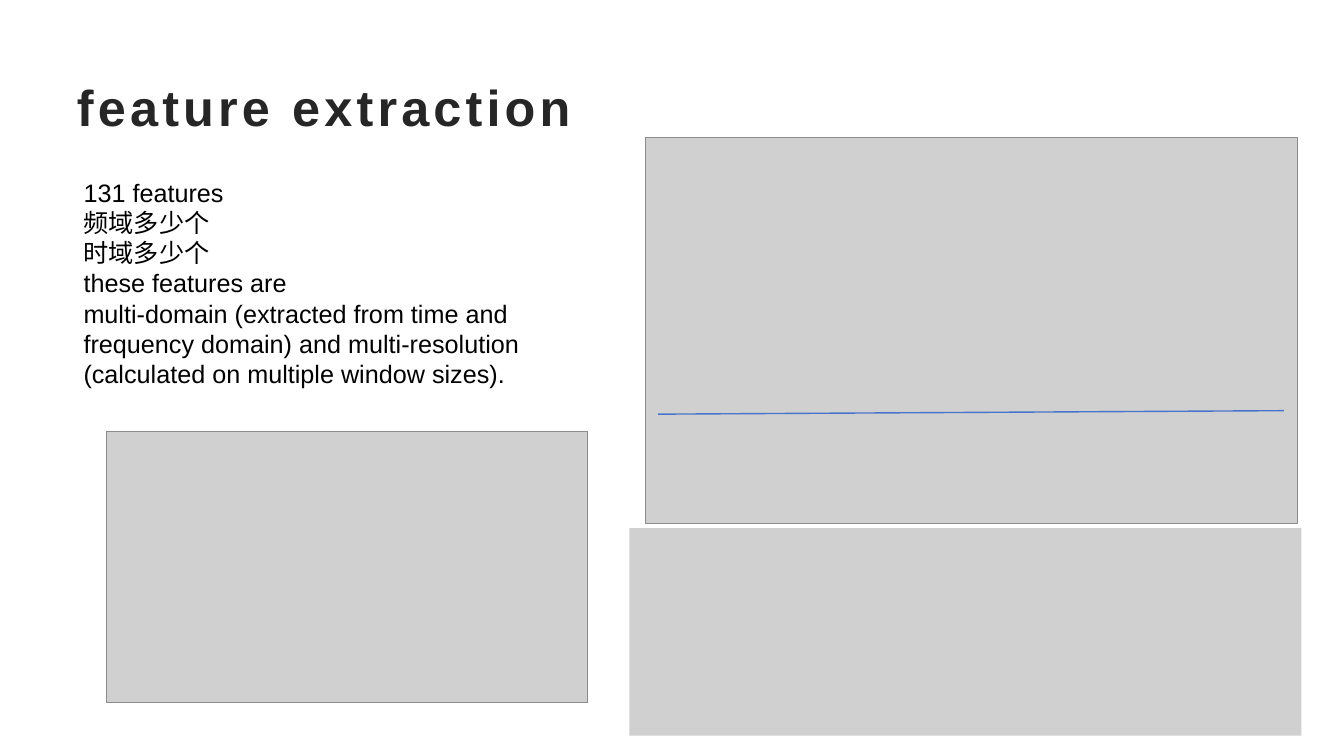
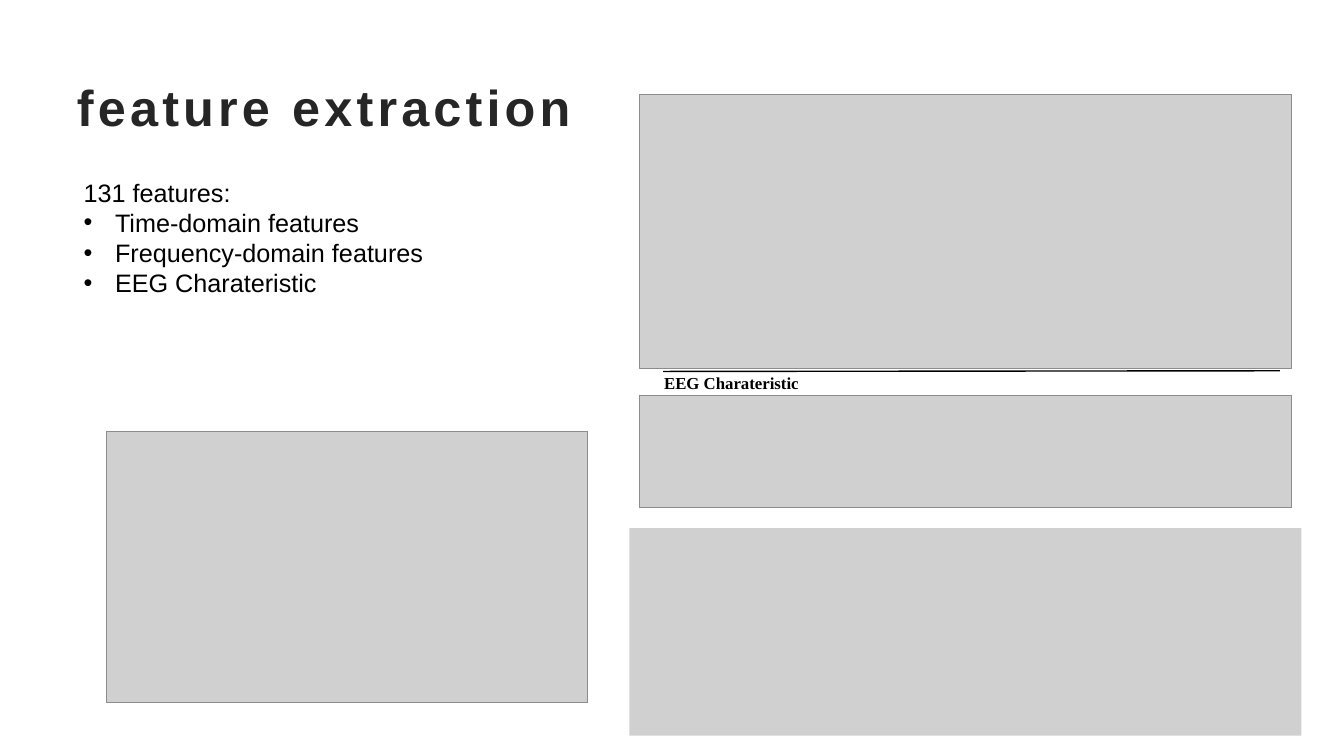
Before and after one commit to TonyHGF/EEG-Sleep-Staging, a slide deck: slide 10 of pre/slides.pptx (slide 9 before the commit). Drawn at 1344x756 pixels with LibreOffice and Linux fonts; fonts in the diff are those of the drawing; grey boxes stand for pictures. Boxes give left, top, right and bottom in pixels: in the first picture for what was removed or moved away, otherwise in the second. Text is boxed around its words. In the diff, an @@ line names an element or a change of style, - is before the commit and + after.

```diff
--- a/pre/slides.pptx
+++ b/pre/slides.pptx
@@ picture: place and size @@
-picture at (645, 137, 1298, 523)
+picture at (639, 95, 1292, 368)
@@ text at (84, 183, 423, 293): text changed @@
-131 features
-频域多少个
-时域多少个
-these features are
-multi-domain (extracted from time and frequency domain) and multi-resolution (calculated on multiple window sizes).
+131 features:
+• Time-domain features
+• Frequency-domain features
+• EEG Charateristic
@@ line moved from (658, 414) - (1285, 410) to (663, 372) - (1280, 371) @@
@@ line (663, 372) - (1280, 371): stroke #4874CB 1 pt to #000000 1 pt @@
@@ text added at (664, 377, 799, 389), 12 pt, text #000000, bold @@
+EEG Charateristic
@@ picture added at (639, 396, 1292, 508) @@
```
Also in this commit, not shown: 4 other slides changed, 1 slide added, 6 other files.
